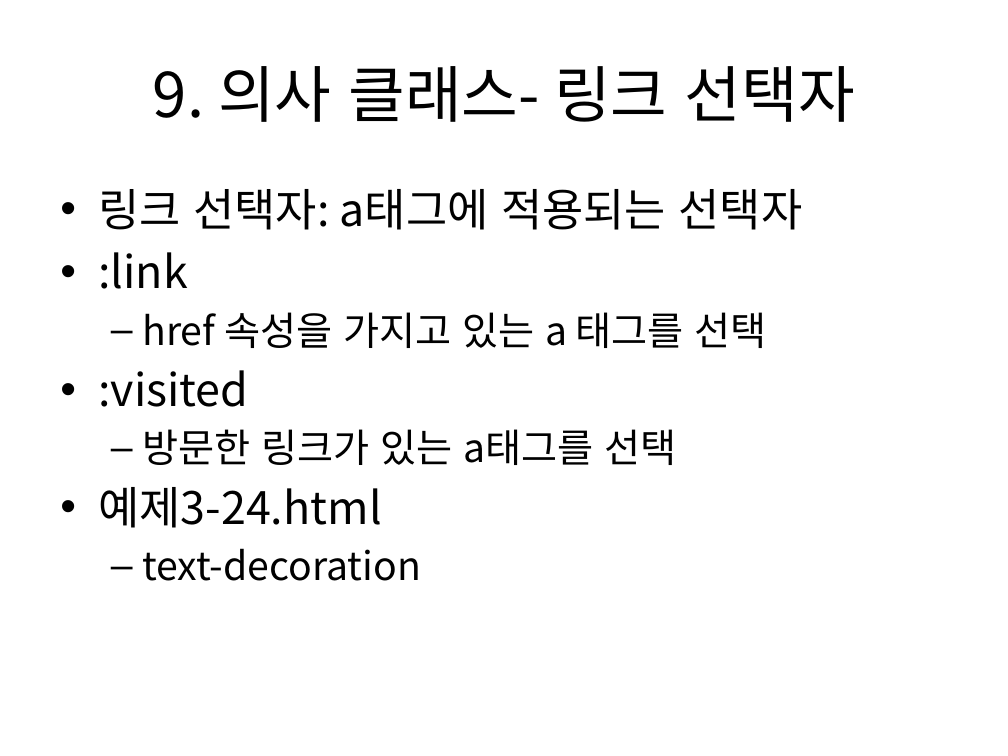
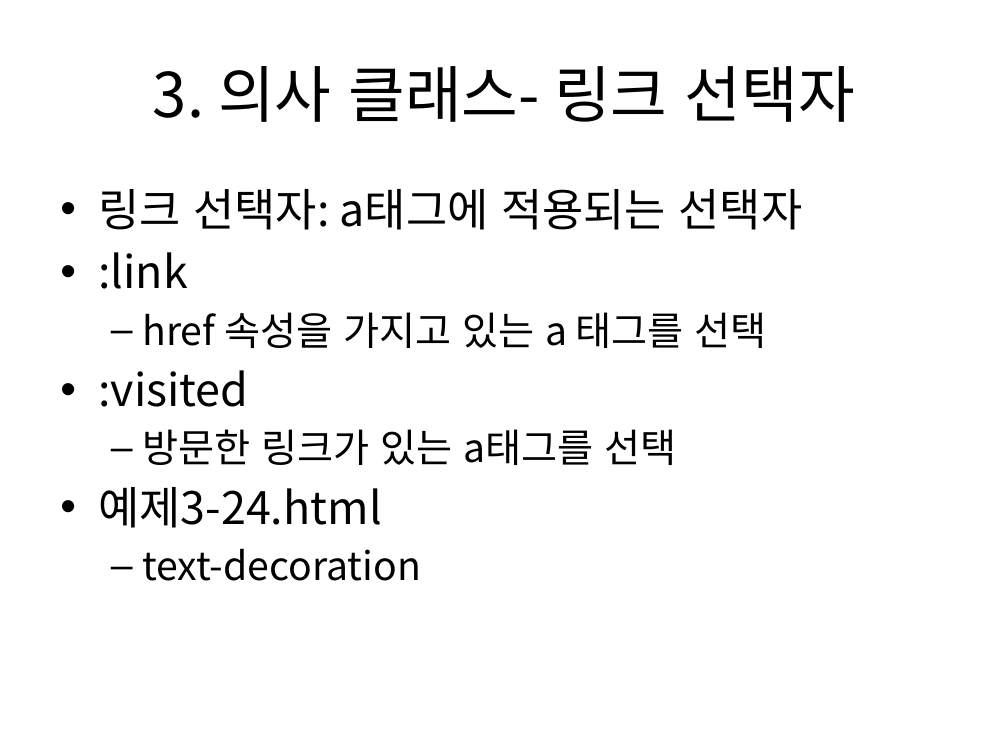
Before and after one commit to kdkcom1234/git2021, a slide deck: slide 22 of 1-html-css/03. CSS3 선택자 및 스타일 속성(1).pptx. Drawn at 1008x756 pixels with LibreOffice and Linux fonts; fonts in the diff are those of the drawing. Boxes give left, top, right and bottom in pixels: in the first picture for what was removed or moved away, otherwise in the second. Text is boxed around its words. In the diff, an @@ line names an element or a change of style, - is before the commit and + after.

```diff
--- a/1-html-css/03. CSS3 선택자 및 스타일 속성(1).pptx
+++ b/1-html-css/03. CSS3 선택자 및 스타일 속성(1).pptx
@@ title at (153,66,855,122): text changed @@
-9. 의사 클래스- 링크 선택자
+3. 의사 클래스- 링크 선택자
```
Also in this commit, not shown: 12 other slides changed.
